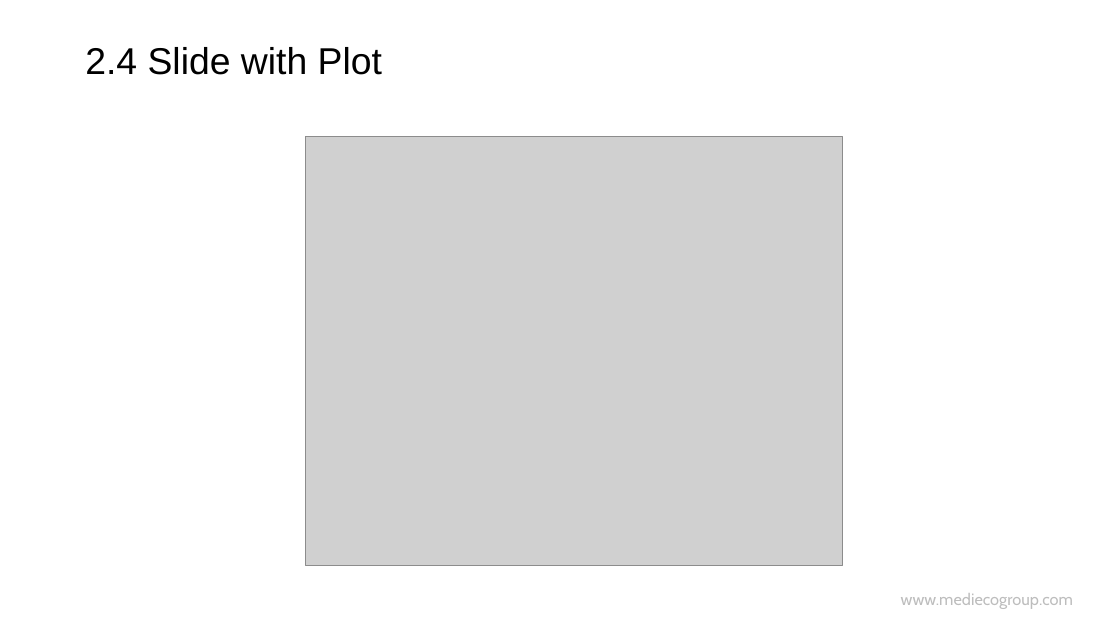
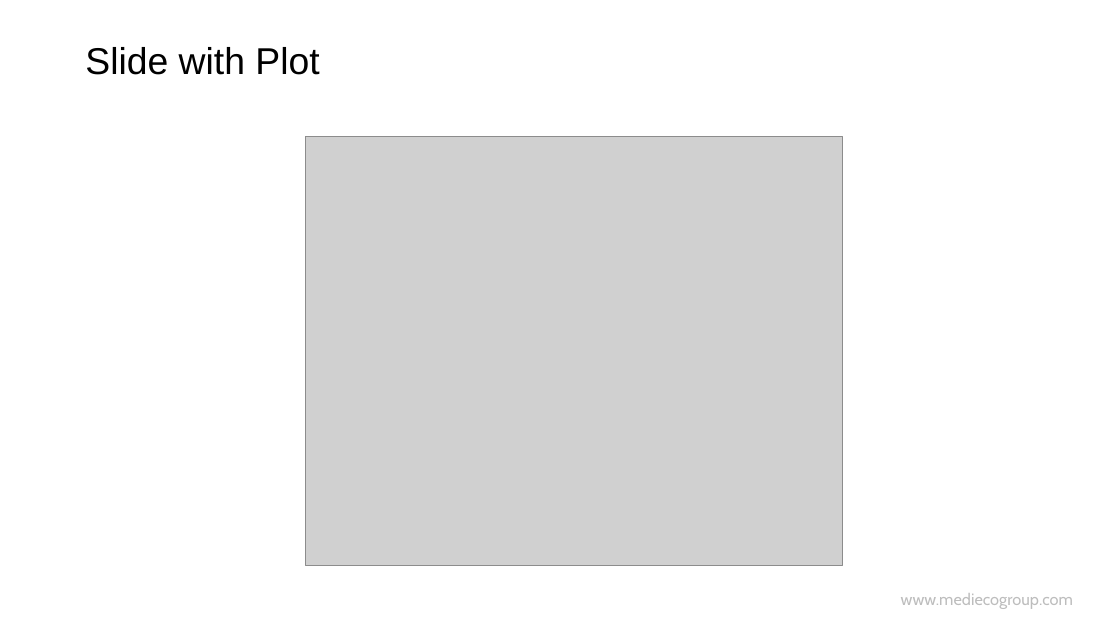
Before and after one commit to hao203/rmd_china, a slide deck: slide 11 of slides/01.History&Works/01-History-Works.pptx. Drawn at 1120x630 pixels with LibreOffice and Linux fonts; fonts in the diff are those of the drawing; grey boxes stand for pictures; background and template pictures are left out. Boxes give left, top, right and bottom in pixels: in the first picture for what was removed or moved away, otherwise in the second. Text is boxed around its words. In the diff, an @@ line names an element or a change of style, - is before the commit and + after.

```diff
--- a/slides/01.History&Works/01-History-Works.pptx
+++ b/slides/01.History&Works/01-History-Works.pptx
@@ title at (85,47,319,75): text changed @@
-2.4 Slide with Plot
+Slide with Plot
```
Also in this commit, not shown: 7 other slides changed, 1 slide added, 1 slide removed, 2 other files.
